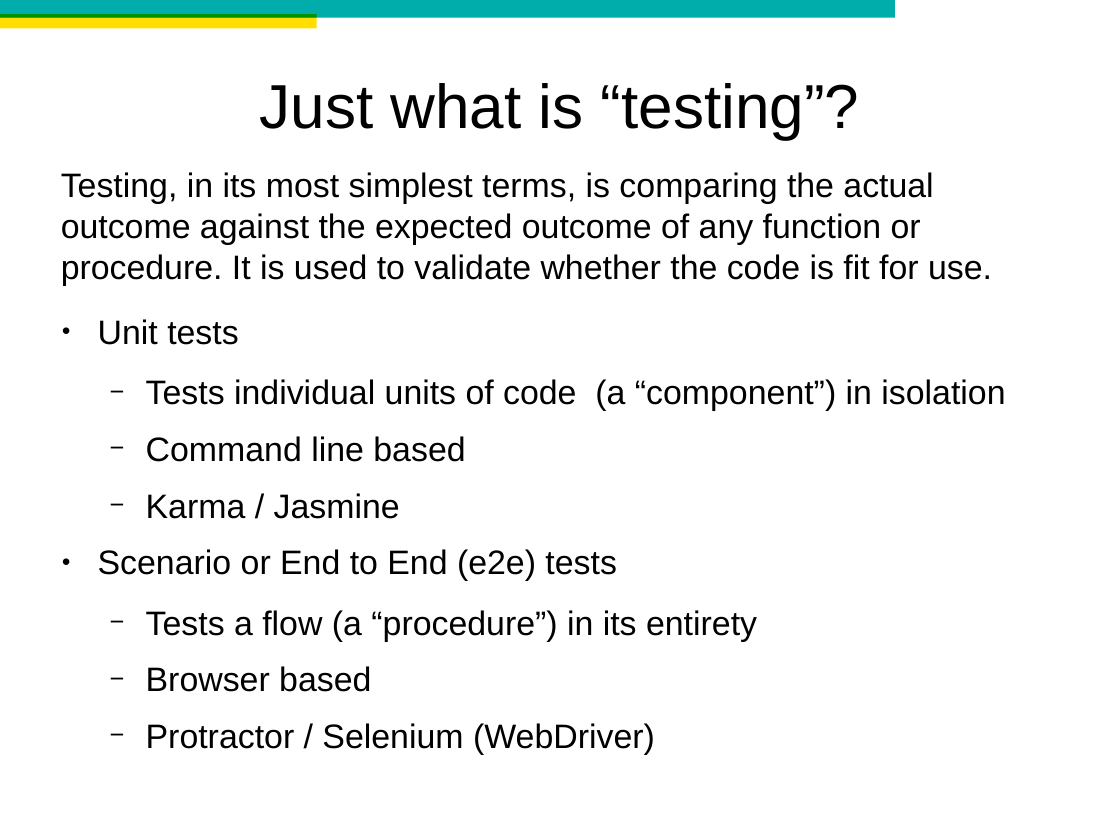
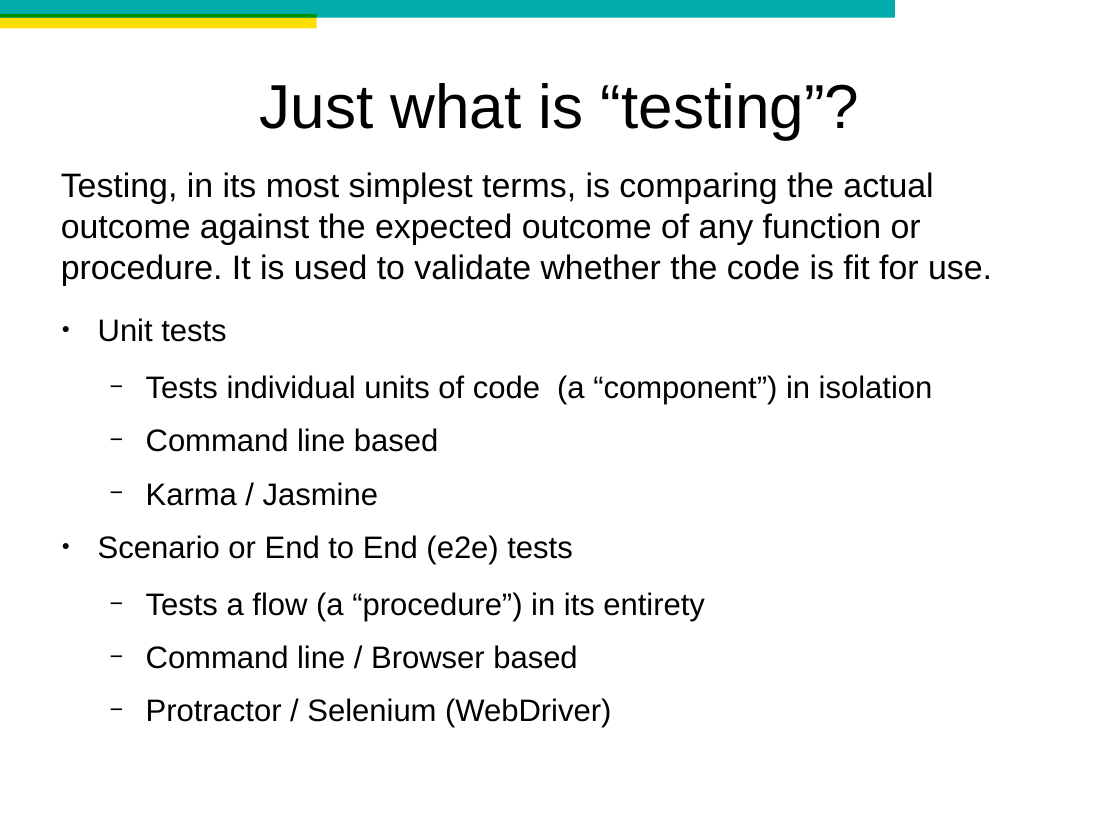
Before and after one commit to mgable/QA-demo, a slide deck: slide 2 of presentation/QA demo.odp. Drawn at 1120x840 pixels with LibreOffice and Linux fonts; fonts in the diff are those of the drawing; background and template pictures are left out. Boxes give left, top, right and bottom in pixels: in the first picture for what was removed or moved away, otherwise in the second. Text is boxed around its words. In the diff, an @@ line names an element or a change of style, - is before the commit and + after.

```diff
--- a/presentation/QA demo.odp
+++ b/presentation/QA demo.odp
@@ text at [98, 318, 933, 728]: size 24 to 22 pt in "Unit tests", "Tests individual units of code (a “component”) ...", "Command line based", "Karma / Jasmine" and 3 more places @@
@@ text at [146, 645, 577, 669]: text changed; size 24 to 22 pt @@
-  − Browser based
+  − Command line / Browser based
```
Also in this commit, not shown: 6 other slides changed, 2 slides removed, 4 other files.
